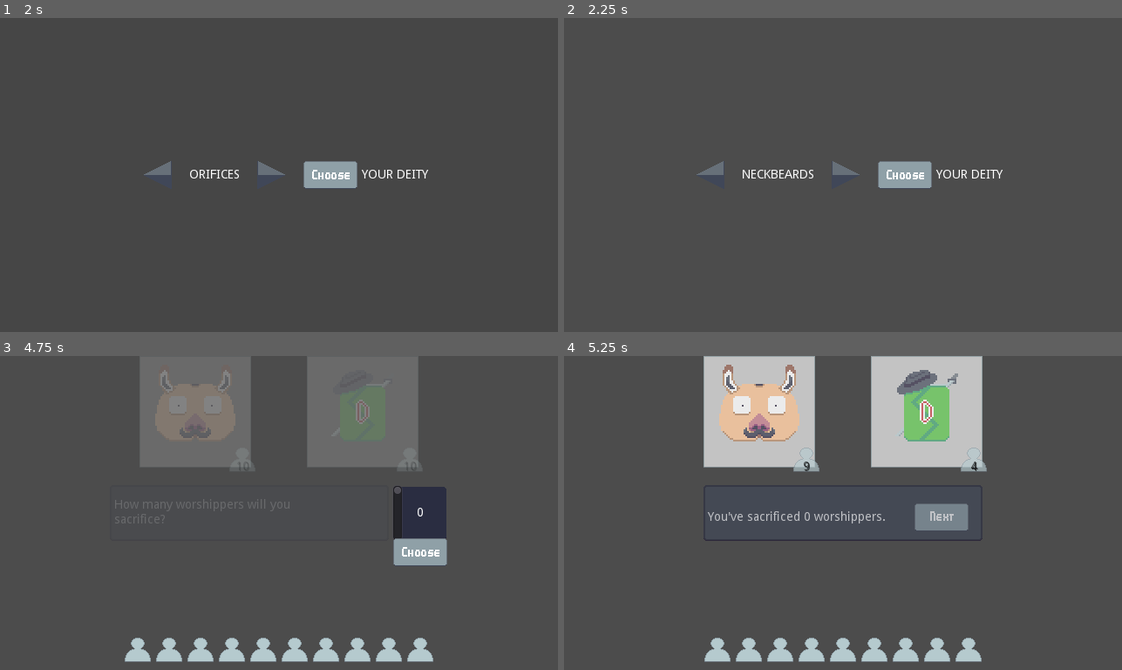
Above: before the commit, frames 1-4 (two rows, left to right).
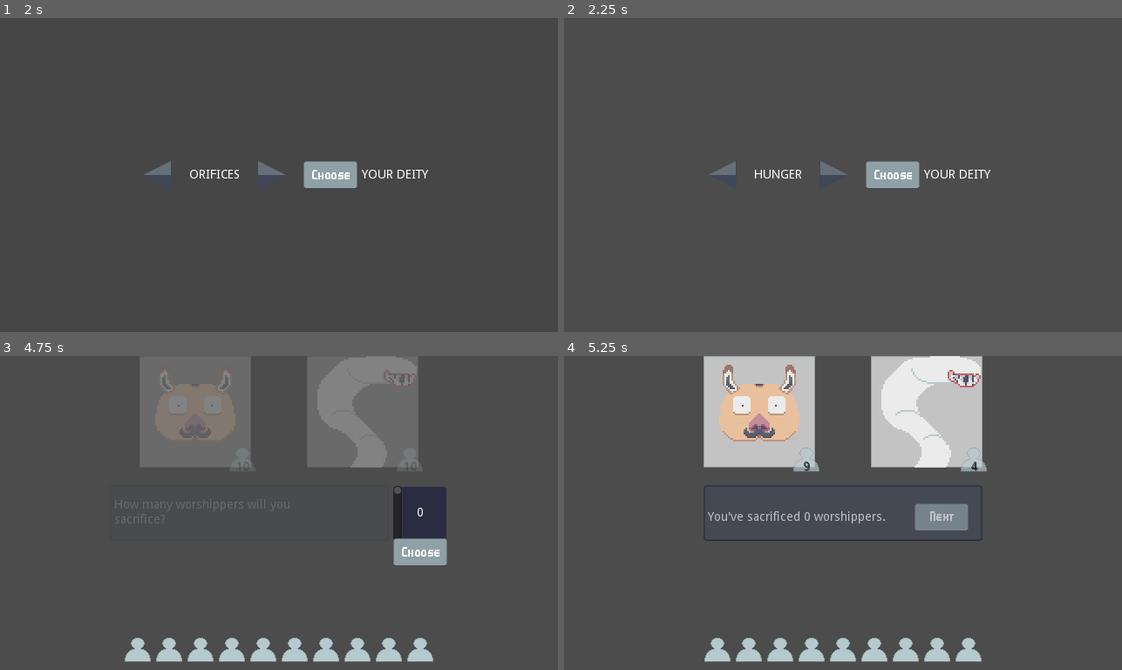
Above: after the commit, the same moments.

Repository: RustyMonky/LudumDare43
Game: Godot game, scene res://scenes/title/title.tscn
Two runs of this game, one before a commit and one after it. Both use one fixed random seed, a clock stepped at 60 frames per second and the inputs below.
Inputs (mouse positions are in pixels of both pictures, inside the frame that each line leads up to; where the layout moved, square brackets give the same spot in the first picture):
- Up to frame 1 (2 s): click (279, 218) at 0.5 s
- Up to frame 2 (2.25 s): click (720, 175) at 2 s
- Up to frame 3 (4.75 s): click (267, 513) [279, 513] at 2.75 s; click (329, 513) at 3.5 s; click (156, 513) at 4.25 s
- Up to frame 4 (5.25 s): click (982, 550) at 5 s

Frame 1 is identical in both runs. In frame 2, 1.2% of the frame differs, in the area x 23-79%, y 45-55%; in frame 3, 0.9%; in frame 4, 3.6%, in the area x 56-75%, y 0-36%.

Commit message:
Adds more gods, updates deity panels upon victory and loading result scene

Diff:
--- a/globals/gameData.gd
+++ b/globals/gameData.gd
@@ -8,7 +8,10 @@
 var deityOptions = [
 	"Orifices",
 	"Dodocan",
-	"Neckbeards"
+	"Neckbeards",
+	"Bones",
+	"Deals",
+	"Hunger"
 ]
 var playerFollowerCount = 10
 var playerSacrificeCount = 0
--- a/scenes/game/game.gd
+++ b/scenes/game/game.gd
@@ -119,6 +119,7 @@
 			playerDeityPanel.setCount(gameData.playerFollowerCount)
 			textArrayToUse.append("Your victory has attracted 5 more worshippers!")
 			textArrayToUse.append(gameData.computerDeity + " is the next deity to defeat.")
+			computerDeityPanel.setDeityTexture(gameData.computerDeity)
 	else:
 		textArrayToUse.append(gameData.computerDeity + " still has " + String(gameData.computerFollowerCount) + " worshippers left.")
 
--- a/scenes/game/game.tscn
+++ b/scenes/game/game.tscn
@@ -6,7 +6,7 @@
 [ext_resource path="res://ui/textInterface/textInterface.tscn" type="PackedScene" id=4]
 [ext_resource path="res://ui/carousel/carousel.tscn" type="PackedScene" id=5]
 
-[node name="game" type="Node2D" index="0"]
+[node name="game" type="Node2D"]
 
 script = ExtResource( 1 )
 
--- a/scenes/result/result.gd
+++ b/scenes/result/result.gd
@@ -1,11 +1,13 @@
 extends Container
 
+onready var deity = $deity
 onready var deitiesDefeated = $resultVbox/deitiesDefeatedCount
 onready var resultHeader = $resultHeader
 onready var totalSacrificed = $resultVbox/totalSacrificedCount
 onready var totalRemaining = $resultVbox/totalRemainingCount
 
 func _ready():
+	deity.texture = load("res://assets/sprites/deities/" + gameData.chosenDeity + ".png")
 	if gameData.deityOptions.empty():
 		resultHeader.text = "You win!"
 	elif gameData.playerFollowerCount == 0:
--- a/scenes/result/result.tscn
+++ b/scenes/result/result.tscn
@@ -3,7 +3,7 @@
 [ext_resource path="res://scenes/result/result.gd" type="Script" id=1]
 [ext_resource path="res://assets/sprites/ui/panels/diety-panel.png" type="Texture" id=2]
 
-[node name="result" type="Container"]
+[node name="result" type="Container" index="0"]
 
 anchor_left = 0.0
 anchor_top = 0.0
Binary file added: assets/sprites/deities/bones.png
Not shown, added: assets/sprites/deities/bones.png.import
Binary file added: assets/sprites/deities/deals.png
Not shown, added: assets/sprites/deities/deals.png.import
Binary file added: assets/sprites/deities/hunger.png
Not shown, added: assets/sprites/deities/hunger.png.import
